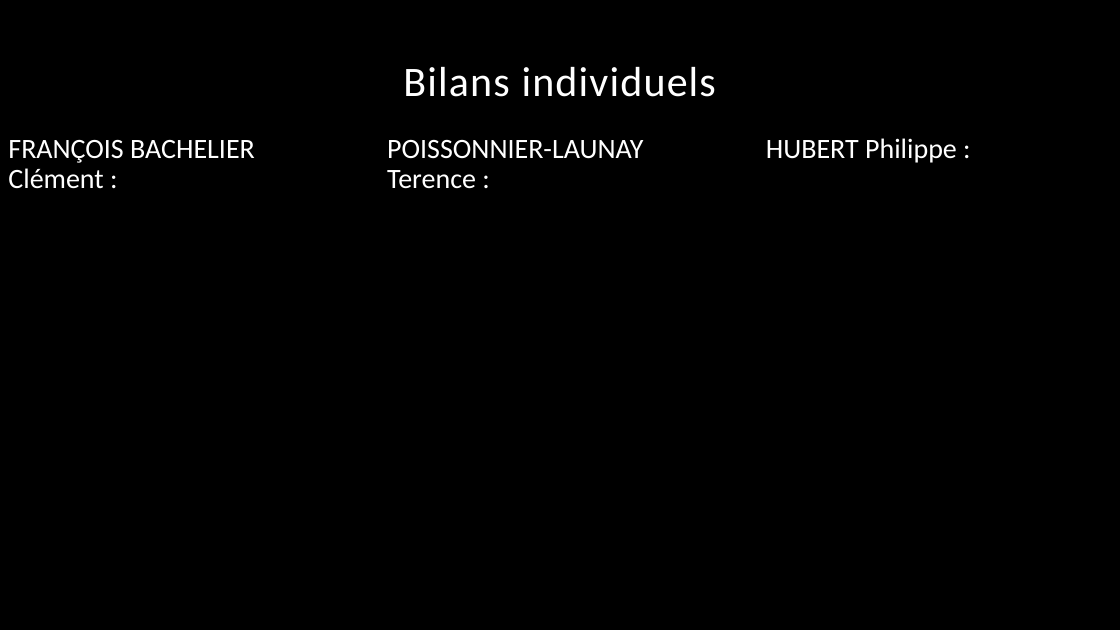
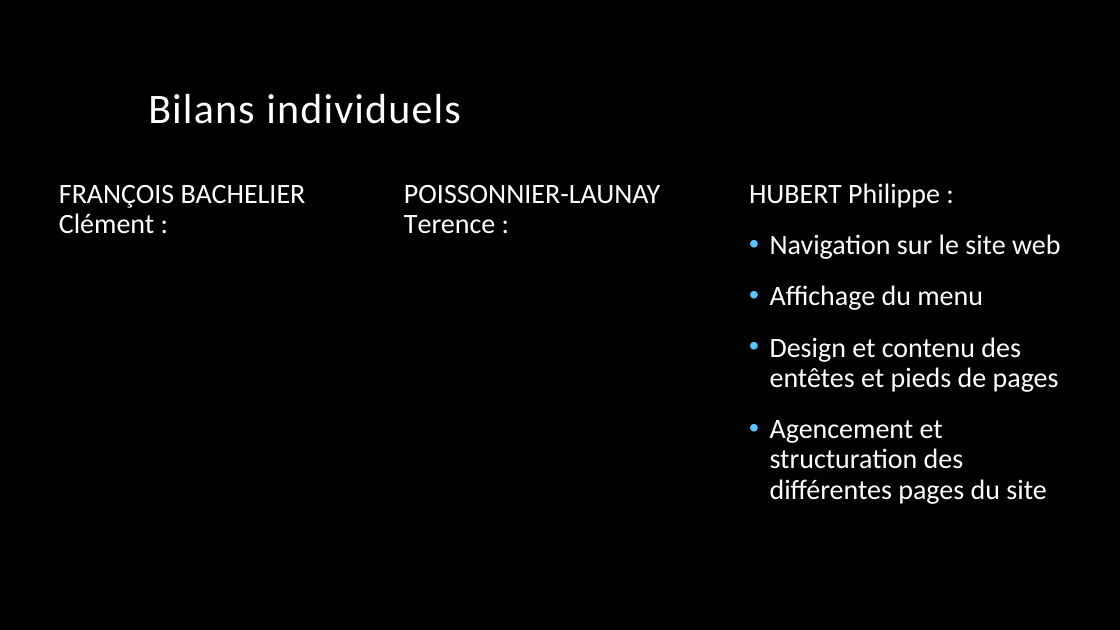
Before and after one commit to Kzenn/ECEbay, a slide deck: slide 10 of Projet Web dynamique.pptx. Drawn at 1120x630 pixels with LibreOffice and Linux fonts; fonts in the diff are those of the drawing; background and template pictures are left out. Boxes give left, top, right and bottom in pixels: in the first picture for what was removed or moved away, otherwise in the second. Text is boxed around its words. In the diff, an @@ line names an element or a change of style, - is before the commit and + after.

```diff
--- a/Projet Web dynamique.pptx
+++ b/Projet Web dynamique.pptx
@@ title "Bilans individuels" at (x1=148, y1=94, x2=460, y2=124): alignment centre to left @@
@@ text "FRANÇOIS BACHELIER Clément :" moved from (x1=8, y1=138, x2=957, y2=189) to (x1=59, y1=183, x2=1060, y2=504) @@
@@ text at (x1=404, y1=183, x2=940, y2=234): alignment left to justified @@
@@ text at (x1=770, y1=234, x2=1060, y2=504): paragraphs added @@
+• Navigation sur le site web
+• Affichage du menu
+• Design et contenu des entêtes et pieds de pages
+• Agencement et structuration des différentes pages du site
```
Also in this commit, not shown: 4 other slides changed, 3 slides added, 2 slides removed.
